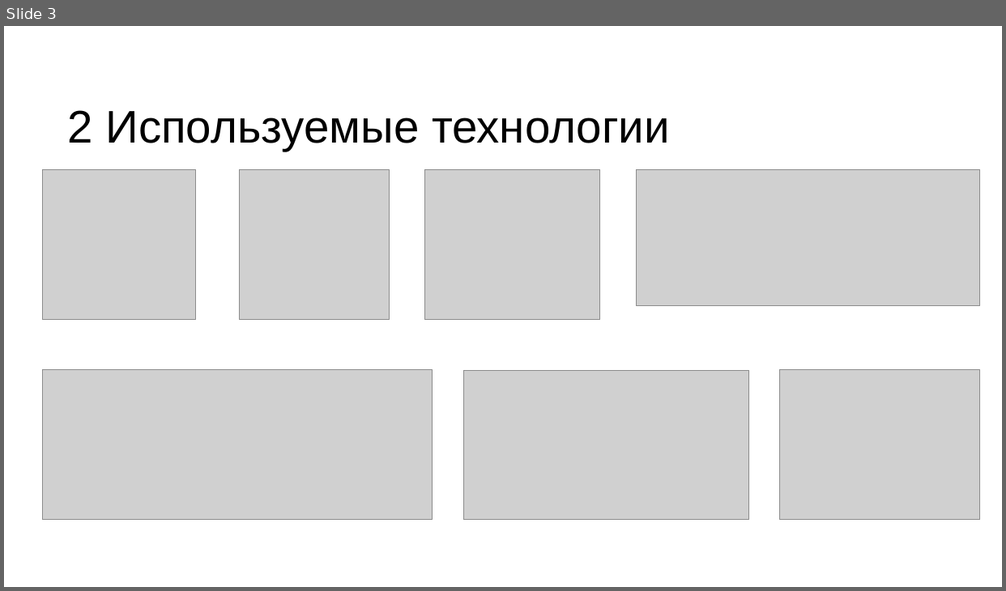
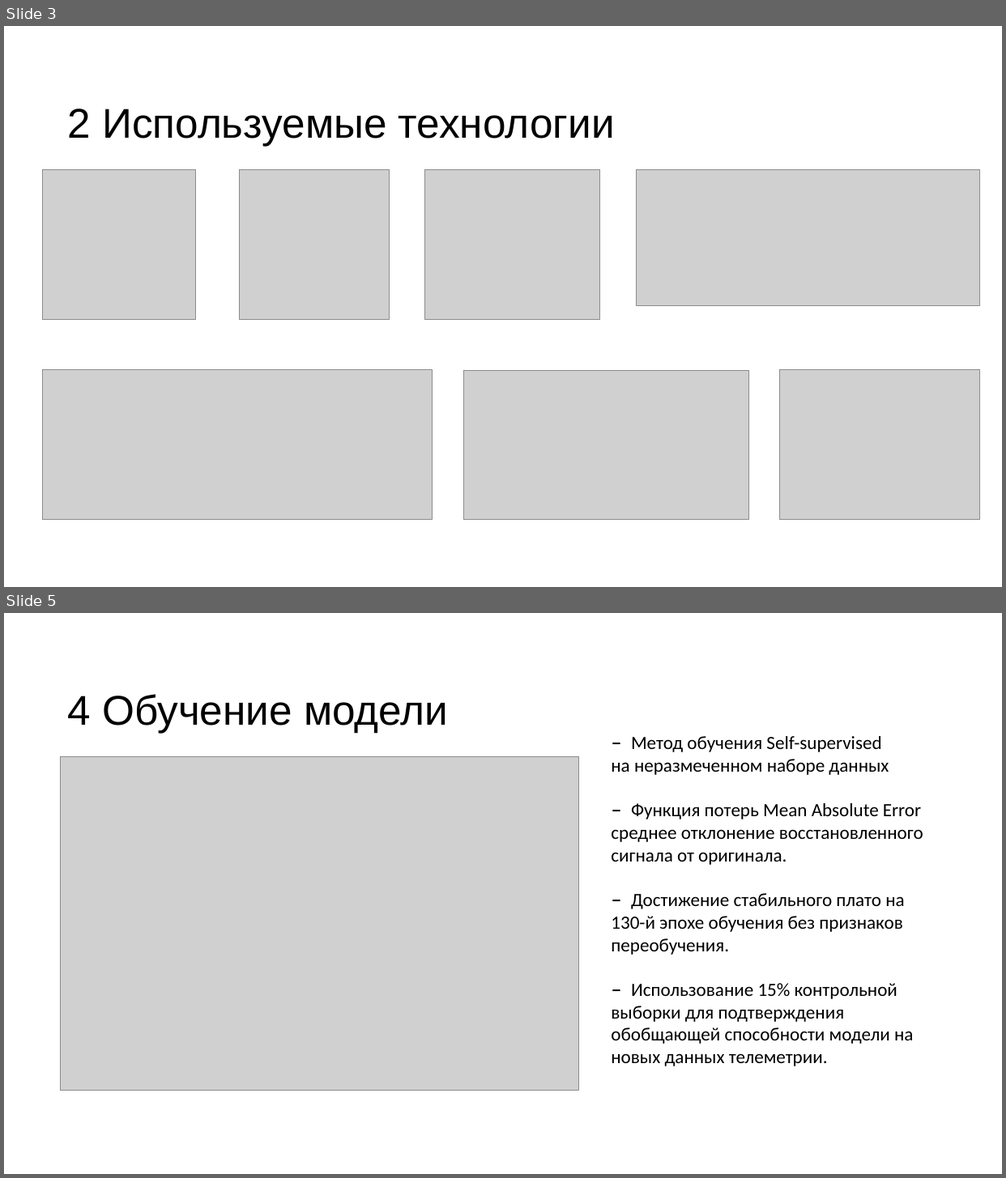
Before and after one commit to AlnaSher/-, a slide deck: Презентация.pptx. Shown one above the other, each under a label of ours: slide 3 before the commit, slides 3 and 5 after it; the slides between them are not shown. The pictures are 1006x591 and 1006x1178 pixels, drawn with LibreOffice and Linux fonts; fonts in the diff are those of the drawing; grey boxes stand for pictures. Boxes give left, top, right and bottom in pixels: in the first picture for what was removed or moved away, otherwise in the second. Text is boxed around its words. In the diff, an @@ line names an element or a change of style, - is before the commit and + after.

```diff
--- a/Презентация.pptx
+++ b/Презентация.pptx
@@ slide 5 added at (4,613,1002,1174), background #FFFFFF @@
@@ text added at (68,694,448,733), 40 pt, text #000000 @@
+4 Обучение модели
@@ picture added at (60,756,579,1092) @@
@@ text added at (611,736,923,1067), 18 pt, text #000000 @@
+– Метод обучения Self-supervised
+на неразмеченном наборе данных
+– Функция потерь Mean Absolute Error
+среднее отклонение восстановленного сигнала от оригинала.
+– Достижение стабильного плато на 130-й эпохе обучения без признаков переобучения.
+– Использование 15% контрольной выборки для подтверждения обобщающей способности модели на новых данных телеметрии.
@@ slide 3 changed as well @@
@@ text "2 Используемые технологии" at (68,109,615,146): size 44 to 40 pt @@
```
Also in this commit, not shown: 2 other slides changed, 3 other slides added.
